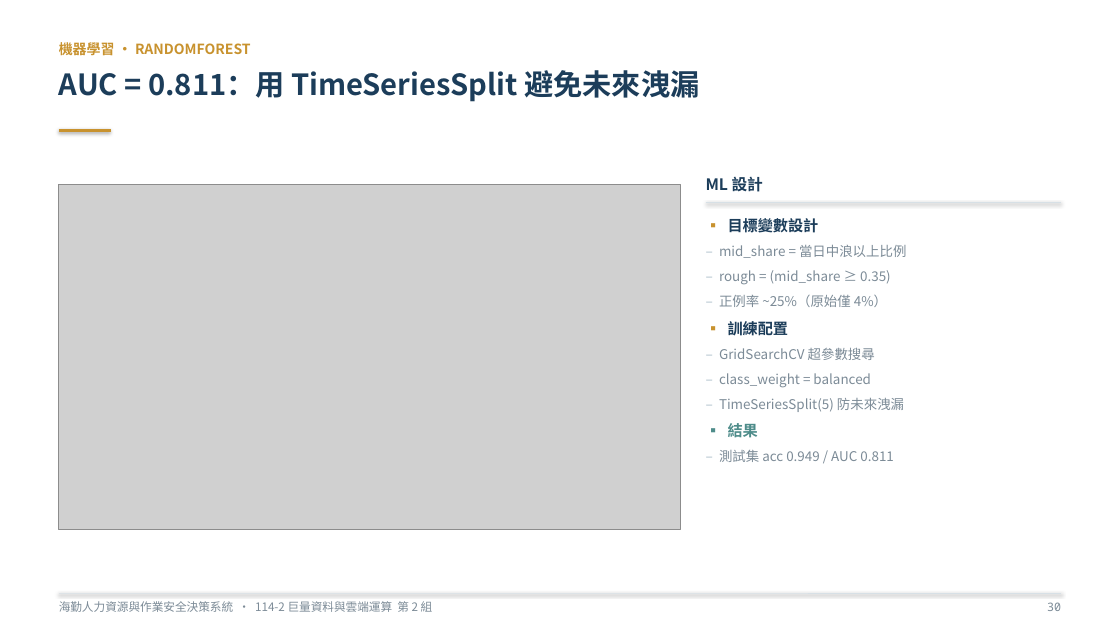
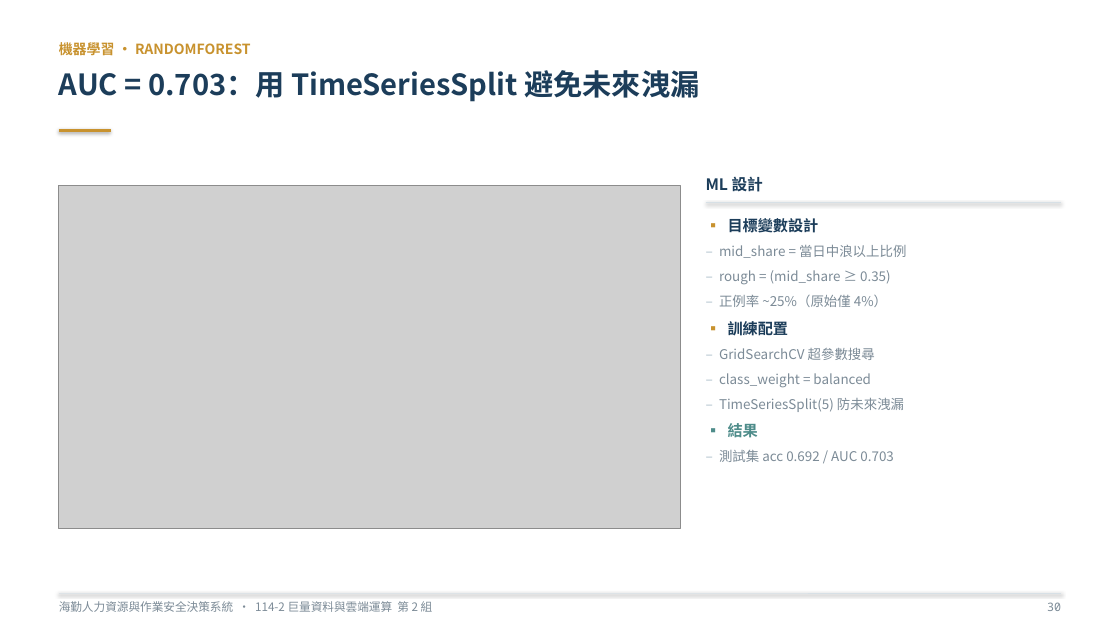
Before and after one commit to rocjveteran/114-2_BigDataCC-2nd, a slide deck: slide 38 of docs/slides/巨量資料與雲端運算技術_海勤人力資源與作業安全決策系統_黃宇平_傅瀚鋌_曾紹喆_劉家样_李翊丞_林秉賢.pptx. Drawn at 1120x630 pixels with LibreOffice and Linux fonts; fonts in the diff are those of the drawing; grey boxes stand for pictures. Boxes give left, top, right and bottom in pixels: in the first picture for what was removed or moved away, otherwise in the second. Text is boxed around its words. In the diff, an @@ line names an element or a change of style, - is before the commit and + after.

```diff
--- a/docs/slides/巨量資料與雲端運算技術_海勤人力資源與作業安全決策系統_黃宇平_傅瀚鋌_曾紹喆_劉家样_李翊丞_林秉賢.pptx
+++ b/docs/slides/巨量資料與雲端運算技術_海勤人力資源與作業安全決策系統_黃宇平_傅瀚鋌_曾紹喆_劉家样_李翊丞_林秉賢.pptx
@@ text at (x1=59, y1=70, x2=700, y2=102): text changed @@
-AUC = 0.811：用 TimeSeriesSplit 避免未來洩漏
+AUC = 0.703：用 TimeSeriesSplit 避免未來洩漏
@@ text at (x1=719, y1=450, x2=894, y2=462): text changed @@
-– 測試集 acc 0.949 / AUC 0.811
+– 測試集 acc 0.692 / AUC 0.703
```
Also in this commit, not shown: 18 other slides changed, 1 slide added, 37 other files.
